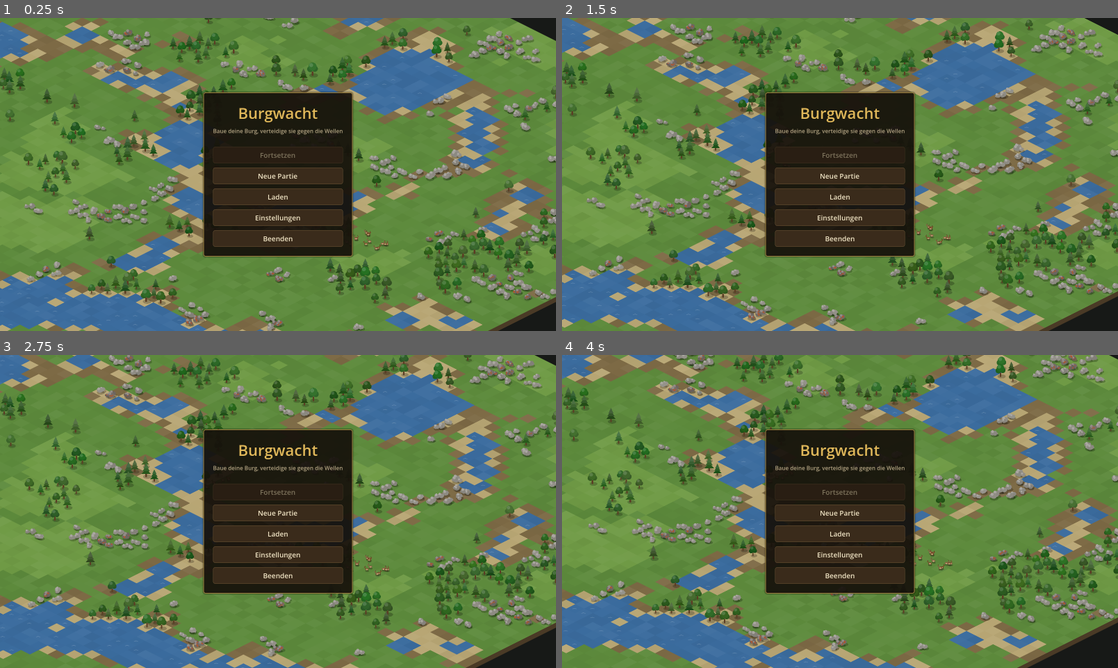
Above: before the commit, frames 1-4 (two rows, left to right).
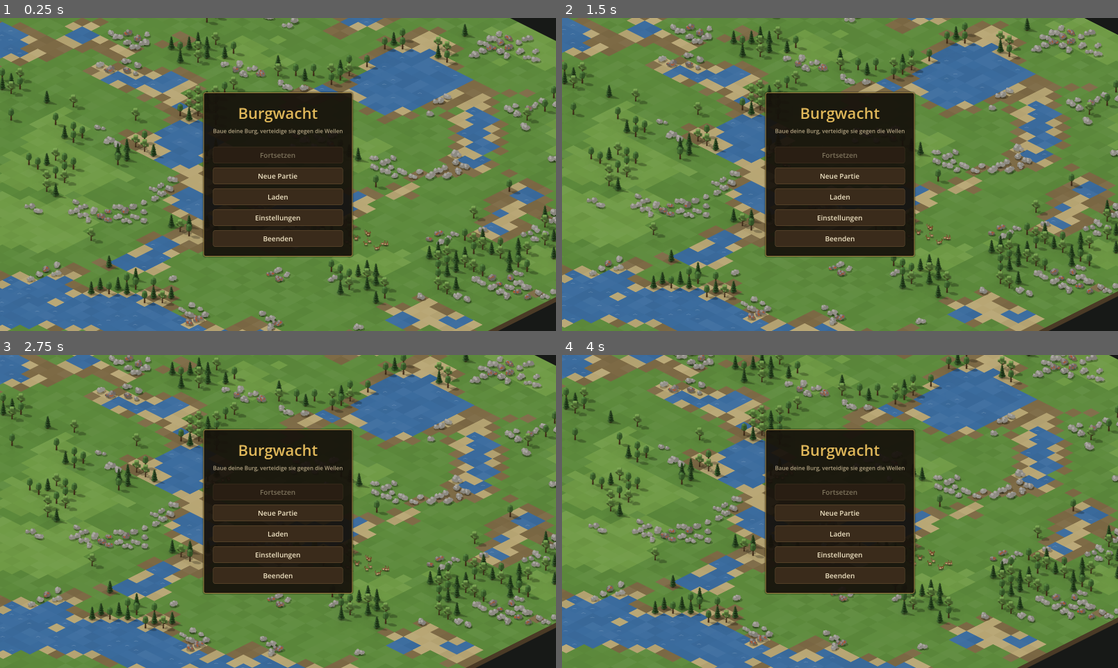
Above: after the commit, the same moments.

Repository: GwydionBr/burgwacht
Game: Godot game, scene res://scenes/main_menu.tscn
Same seed, same stepped clock (60 frames per second), same inputs: the game is played once before the commit and once after it.
Inputs (mouse positions are in pixels of both pictures, inside the frame that each line leads up to):
- Up to frame 1 (0.25 s): no input
- Up to frame 2 (1.5 s): tap Enter at 0.5 s; move the mouse to (962, 158) at 0.52 s; hold D 0.53-1.25 s; tap N at 0.6 s; click (962, 158) at 0.67 s; tap Space at 0.77 s; drag from (728, 190) to (812, 237) at 1.27 s
- Up to frame 3 (2.75 s): move the mouse to (333, 442) at 2.02 s; hold D from 2.03 s (still down); tap 2 at 2.1 s
- Up to frame 4 (4 s): release D at 2.75 s; drag from (812, 574) to (673, 464) at 2.77 s; move the mouse to (1006, 558) at 3.52 s; hold A from 3.53 s (still down); tap V at 3.6 s; tap Space at 3.77 s

The runs differ from the first frame. In frame 1, 5.6% of the frame differs, in the area x 0-100%, y 0-92%; in frame 2, 5.6%, in the area x 0-100%, y 0-90%; in frame 3, 5.6%; in frame 4, 5.5%.

Commit message:
Zeige vier gerenderte Baumvarianten mit Bodenschatten

Diff:
--- a/data/deposits.json
+++ b/data/deposits.json
@@ -1,5 +1,5 @@
 {
-  "tree":  { "name": "Baum",           "yields": "wood",  "amount": 40, "walkable": false, "exclusive": true,
+  "tree":  { "sprite": "deposits/tree", "sprite_variants": 4, "name": "Baum",           "yields": "wood",  "amount": 40, "walkable": false, "exclusive": true,
              "spread": { "interval_ticks": 240, "chance": 0.0 } },
   "stone": { "name": "Felsen",         "yields": "stone", "amount": 120, "walkable": false, "exclusive": false },
   "iron":  { "name": "Eisenvorkommen", "yields": "iron",  "amount": 80, "walkable": false, "exclusive": false },
--- a/scenes/main_menu.tscn
+++ b/scenes/main_menu.tscn
@@ -9,6 +9,8 @@
 [node name="Terrain" type="Node2D" parent="."]
 script = ExtResource("2_terrain")
 
+[node name="Shadows" type="Node2D" parent="."]
+
 [node name="Objects" type="Node2D" parent="."]
 y_sort_enabled = true
 
--- a/src/core/game_defs.gd
+++ b/src/core/game_defs.gd
@@ -47,12 +47,12 @@
 	return _instance
 
 
-## Pfad des Bilds eines Eintrags (Gelände, Vorkommen, Gebäude, Einheit); leer ohne "sprite".
+## Pfad des Bilds eines Eintrags; leer ohne "sprite". Die Variante wird modulo "sprite_variants" gewählt.
 static func sprite_path(entry: Dictionary, variant: int = 0) -> String:
 	return _sprite_file(entry, "", variant)
 
 
-## Pfad des Schattenbilds eines Eintrags; leer ohne "sprite".
+## Pfad des Schattenbilds derselben Variante; leer ohne "sprite".
 static func shadow_path(entry: Dictionary, variant: int = 0) -> String:
 	return _sprite_file(entry, SHADOW_SUFFIX, variant)
 
--- a/src/main.gd
+++ b/src/main.gd
@@ -786,7 +786,7 @@
 
 func _add_deposit_view(tile: Vector2i) -> void:
 	var view := DepositView.new()
-	view.setup(tile, world.map.deposits[tile])
+	view.setup(tile, world.map.deposits[tile], _shadows)
 	_objects.add_child(view)
 	_deposit_views[tile] = view
 
--- a/src/main_menu.gd
+++ b/src/main_menu.gd
@@ -90,7 +90,7 @@
 	_terrain.show_map(map)
 	for tile in map.deposits:
 		var view := DepositView.new()
-		view.setup(tile, map.deposits[tile])
+		view.setup(tile, map.deposits[tile], $Shadows)
 		_objects.add_child(view)
 	_pan_center = Iso.tile_to_world(map.center())
 	_pan_radius = Iso.map_bounds(map.width, map.height).size * PAN_RADIUS_SHARE
--- a/src/view/deposit_view.gd
+++ b/src/view/deposit_view.gd
@@ -1,6 +1,6 @@
 class_name DepositView
 extends Node2D
-## Zeichnet ein Vorkommen (Baum, Felsen, Eisen, Wild). Liegt in einem
+## Zeigt ein Vorkommen als Sprite mit getrenntem Bodenschatten oder gezeichneten Platzhalter. Liegt in einem
 ## y-sortierten Container, damit weiter vorne stehende Objekte davor erscheinen.
 
 const SHADOW_COLOR := Color(0, 0, 0, 0.22)
@@ -11,16 +11,51 @@
 const GAME_COLOR := Color("#7a5232")
 const GAME_BELLY_COLOR := Color("#c9a77c")
 
+const SPRITE_SCALE := 0.5
+
 var deposit: Deposit
+var _sprite: Sprite2D
+var _shadow: Sprite2D
 
 
-func setup(tile: Vector2i, shown: Deposit) -> void:
+## Die gespeicherte Variante bestimmt das Bild; shadows liegt unter den sortierten Objekten.
+func setup(tile: Vector2i, shown: Deposit, shadows: Node2D = null) -> void:
 	deposit = shown
 	position = Iso.tile_to_world(tile)
+	for old: Sprite2D in [_sprite, _shadow]:
+		if is_instance_valid(old):
+			old.queue_free()
+	_sprite = null
+	_shadow = null
+	var def: Dictionary = GameDefs.get_instance().deposits[deposit.type]
+	var path := GameDefs.sprite_path(def, deposit.variant)
+	if ResourceLoader.exists(path):
+		_sprite = _make_sprite(path)
+		add_child(_sprite)
+		var shadow_path := GameDefs.shadow_path(def, deposit.variant)
+		if shadows != null and ResourceLoader.exists(shadow_path):
+			_shadow = _make_sprite(shadow_path)
+			_shadow.position = position - shadows.global_position
+			shadows.add_child(_shadow)
 	queue_redraw()
 
 
+func _notification(what: int) -> void:
+	if what == NOTIFICATION_PREDELETE and is_instance_valid(_shadow):
+		_shadow.queue_free()
+
+
+static func _make_sprite(path: String) -> Sprite2D:
+	var sprite := Sprite2D.new()
+	sprite.texture = load(path)
+	sprite.scale = Vector2(SPRITE_SCALE, SPRITE_SCALE)
+	sprite.texture_filter = CanvasItem.TEXTURE_FILTER_LINEAR_WITH_MIPMAPS
+	return sprite
+
+
 func _draw() -> void:
+	if _sprite != null:
+		return
 	var rng := RandomNumberGenerator.new()
 	rng.seed = deposit.variant
 	match deposit.type:
--- a/tests/setups/gallery.gd
+++ b/tests/setups/gallery.gd
@@ -1,6 +1,6 @@
 extends RefCounted
-## Aufbau für Startparameter --setup=gallery (Preset „gallery“): jeder Gebäudetyp aus
-## data/buildings.json einmal auf leerer Wiese, um Sprites und gezeichnete Gebäude auf einem Bild zu
+## Aufbau für Startparameter --setup=gallery (Preset „gallery“): jeder Gebäudetyp und alle
+## Vorkommen mit jeder Sprite-Variante auf leerer Wiese, um Sprites und gezeichnete Objekte zu
 ## vergleichen (ADR 0006). Oben die Burg der Gründung, darunter die übrigen Typen in der Reihenfolge
 ## der Daten, in Reihen quer über das Bild. Sie stehen ohne Bauregeln und Kosten; ein neuer Typ kommt
 ## von selbst dazu.
@@ -36,9 +36,27 @@
 		# Mitte der Grundfläche auf der Reihe: x + y + size = row_sum.
 		helper.place(world, type_id, Vector2i(x, row_sum - size - x))
 		x += size + GAP
+	_add_deposits(world)
 	return world
 
 
 ## Erste x-Koordinate einer Reihe: die Reihe liegt waagrecht mittig im Bild (x ≈ y).
 static func _row_start(row_sum: int) -> int:
 	return (row_sum - ROW_LENGTH) / 2
+
+
+## Alle Vorkommen und jede Sprite-Variante stehen vor der Burg, ohne Zufallsauswahl.
+static func _add_deposits(world: GameWorld) -> void:
+	var x := 8
+	for type_id: String in GameDefs.get_instance().deposits:
+		var def: Dictionary = GameDefs.get_instance().deposits[type_id]
+		for variant in int(def.get("sprite_variants", 1)):
+			# Die Lager der Gründung stehen in der Mitte dieser Reihe.
+			if x >= 18 and x < 24:
+				x = 24
+			var deposit := Deposit.new()
+			deposit.type = type_id
+			deposit.amount = int(def["amount"])
+			deposit.variant = variant
+			world.map.deposits[Vector2i(x, 40 - x)] = deposit
+			x += 3
--- a/tests/test_save_load.gd
+++ b/tests/test_save_load.gd
@@ -115,3 +115,19 @@
 func test_data_without_version_is_rejected() -> void:
 	assert_eq(GameWorld.data_error({"foo": 1}), "Das ist kein Spielstand (Formatversion fehlt).", "Fehler:")
 	assert_eq(GameWorld.from_data({}), null, "Spielwelt aus leeren Daten:")
+
+
+func test_save_and_load_keeps_tree_sprite_variants() -> void:
+	var world := run_scenario_with_seed("tiny", 0, 42)
+	var loaded := _reload(world)
+	var found := false
+	for tile: Vector2i in world.map.deposits:
+		var before: Deposit = world.map.deposits[tile]
+		if before.type != "tree":
+			continue
+		found = true
+		var after: Deposit = loaded.map.deposits[tile]
+		assert_eq(after.variant, before.variant, "Gespeicherte Baumvariante:")
+		var def: Dictionary = GameDefs.get_instance().deposits["tree"]
+		assert_eq(GameDefs.sprite_path(def, after.variant), GameDefs.sprite_path(def, before.variant), "Baumbild nach Laden:")
+	assert_true(found, "Testkarte hat Bäume")
--- /dev/null
+++ b/tools/render/recipes/deposits/tree.json
@@ -0,0 +1,13 @@
+{
+  "parts": [
+    {
+      "model": "kenney-nature/tree_default.glb",
+      "scale": 0.65,
+      "rotation": 0,
+      "recolor": {
+        "white": "leaf",
+        "plaster": "wood_dark"
+      }
+    }
+  ]
+}
--- /dev/null
+++ b/tools/render/recipes/deposits/tree_1.json
@@ -0,0 +1,13 @@
+{
+  "parts": [
+    {
+      "model": "kenney-nature/tree_detailed.glb",
+      "scale": 0.8,
+      "rotation": 45,
+      "recolor": {
+        "white": "leaf_light",
+        "plaster": "wood_dark"
+      }
+    }
+  ]
+}
--- /dev/null
+++ b/tools/render/recipes/deposits/tree_2.json
@@ -0,0 +1,14 @@
+{
+  "parts": [
+    {
+      "model": "kenney-nature/tree_pineRoundA.glb",
+      "scale": 0.85,
+      "rotation": 90,
+      "recolor": {
+        "white": "leaf_dark",
+        "plaster": "wood_dark",
+        "stone_light": "leaf_dark"
+      }
+    }
+  ]
+}
--- /dev/null
+++ b/tools/render/recipes/deposits/tree_3.json
@@ -0,0 +1,14 @@
+{
+  "parts": [
+    {
+      "model": "kenney-nature/tree_pineRoundB.glb",
+      "scale": 0.9,
+      "rotation": 135,
+      "recolor": {
+        "white": "leaf_dark",
+        "plaster": "wood_dark",
+        "stone_light": "leaf_dark"
+      }
+    }
+  ]
+}
Binary file added: assets/sprites/deposits/tree.png
Not shown, added: assets/sprites/deposits/tree.png.import
Binary file added: assets/sprites/deposits/tree_1.png
Not shown, added: assets/sprites/deposits/tree_1.png.import
Binary file added: assets/sprites/deposits/tree_1_shadow.png
Not shown, added: assets/sprites/deposits/tree_1_shadow.png.import
Binary file added: assets/sprites/deposits/tree_2.png
Not shown, added: assets/sprites/deposits/tree_2.png.import
Binary file added: assets/sprites/deposits/tree_2_shadow.png
Not shown, added: assets/sprites/deposits/tree_2_shadow.png.import
Binary file added: assets/sprites/deposits/tree_3.png
Not shown, added: assets/sprites/deposits/tree_3.png.import
(and 11 more such lines)
